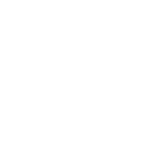
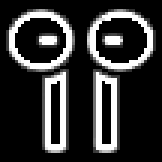
Before/after of a w=162, h=162 layered artwork. What changed in the layer stack:
showed "Layer 4" over [left=87, top=9, right=156, bottom=153]
hid "Layer 3" over [left=87, top=9, right=156, bottom=153]
showed "Black" over [left=0, top=0, right=162, bottom=162]
